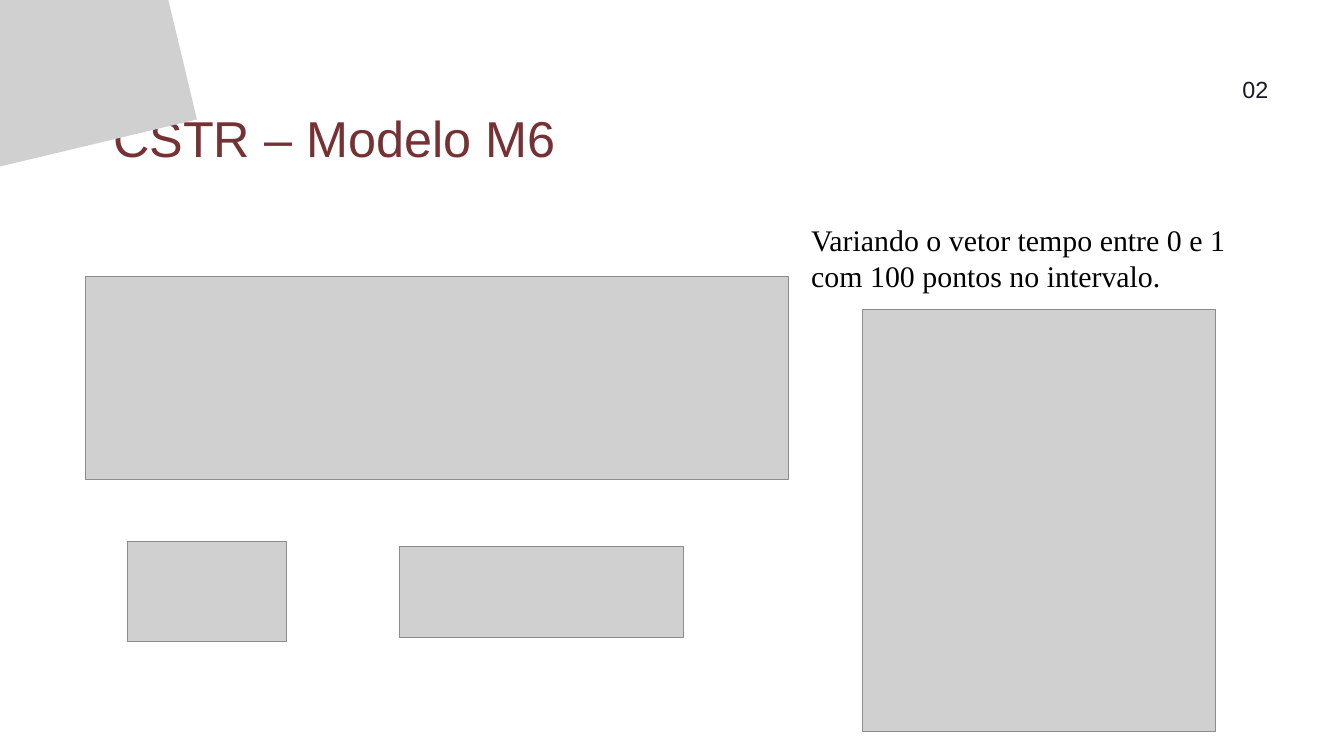
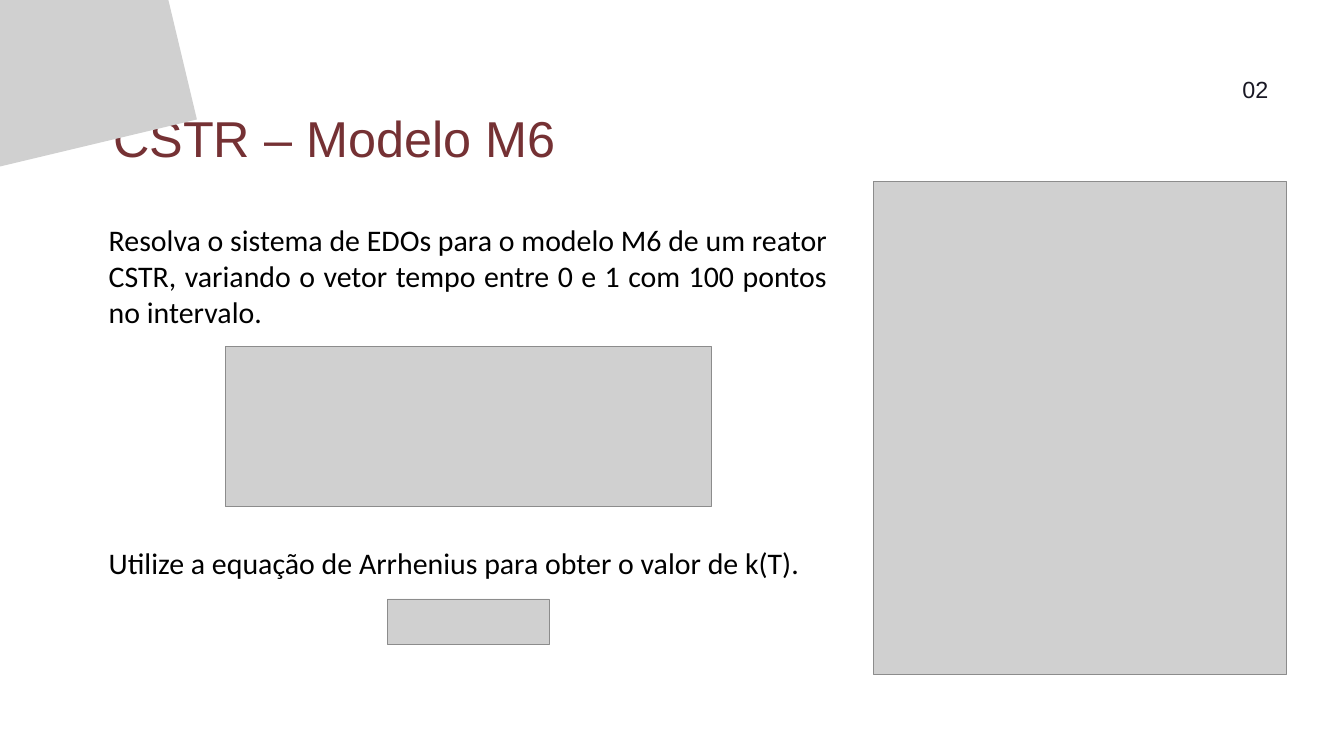
Before and after one commit to the-rodrigo/tutoring_COQ791, a slide deck: slide 5 of Monitoria_COQ791_07_10_2024.pptx (slide 3 before the commit). Drawn at 1344x756 pixels with LibreOffice and Linux fonts; fonts in the diff are those of the drawing; grey boxes stand for pictures. Boxes give left, top, right and bottom in pixels: in the first picture for what was removed or moved away, otherwise in the second. Text is boxed around its words. In the diff, an @@ line names an element or a change of style, - is before the commit and + after.

```diff
--- a/Monitoria_COQ791_07_10_2024.pptx
+++ b/Monitoria_COQ791_07_10_2024.pptx
@@ picture: place and size @@
-picture at <box>862,310,1215,731</box>
+picture at <box>874,181,1287,675</box>
@@ text at <box>109,230,827,579</box>: text changed; font Times New Roman to Calibri @@
-Variando o vetor tempo entre 0 e 1 com 100 pontos no intervalo.
+Resolva o sistema de EDOs para o modelo M6 de um reator CSTR, variando o vetor tempo entre 0 e 1 com 100 pontos no intervalo.
+Utilize a equação de Arrhenius para obter o valor de k(T).
@@ picture removed at <box>85,276,788,479</box> @@
@@ picture added at <box>225,347,711,507</box> @@
@@ picture removed at <box>128,542,287,642</box> @@
@@ picture removed at <box>399,546,683,637</box> @@
@@ picture added at <box>388,599,549,644</box> @@
```
Also in this commit, not shown: 3 other slides changed, 3 slides added.
